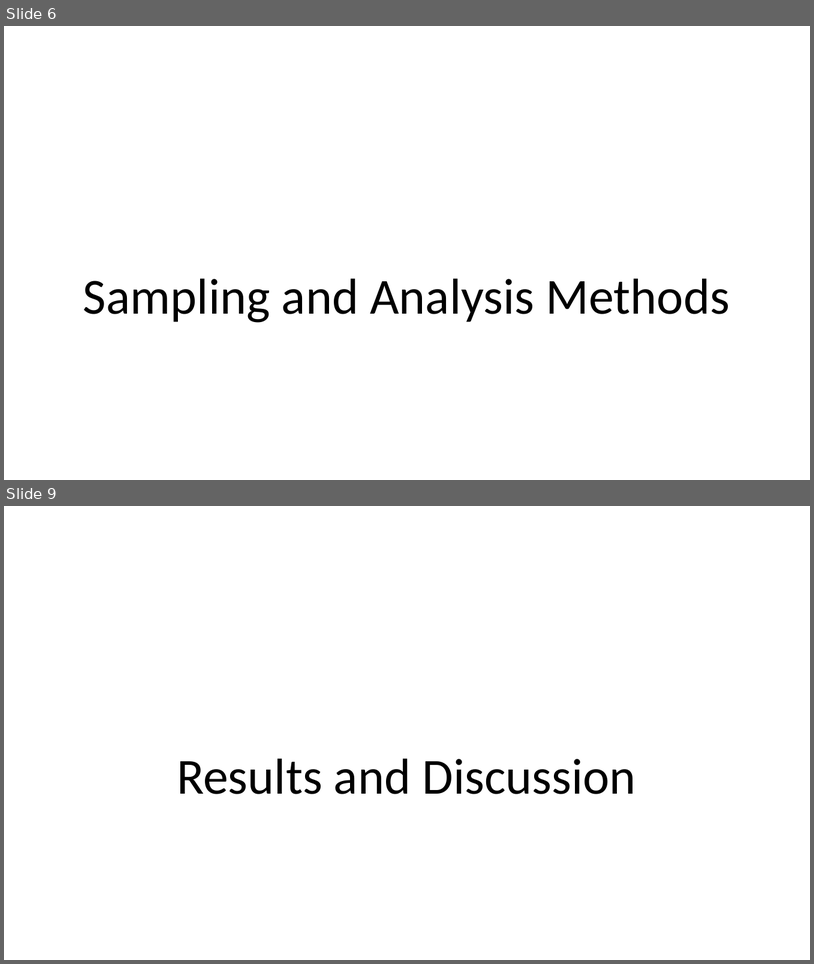
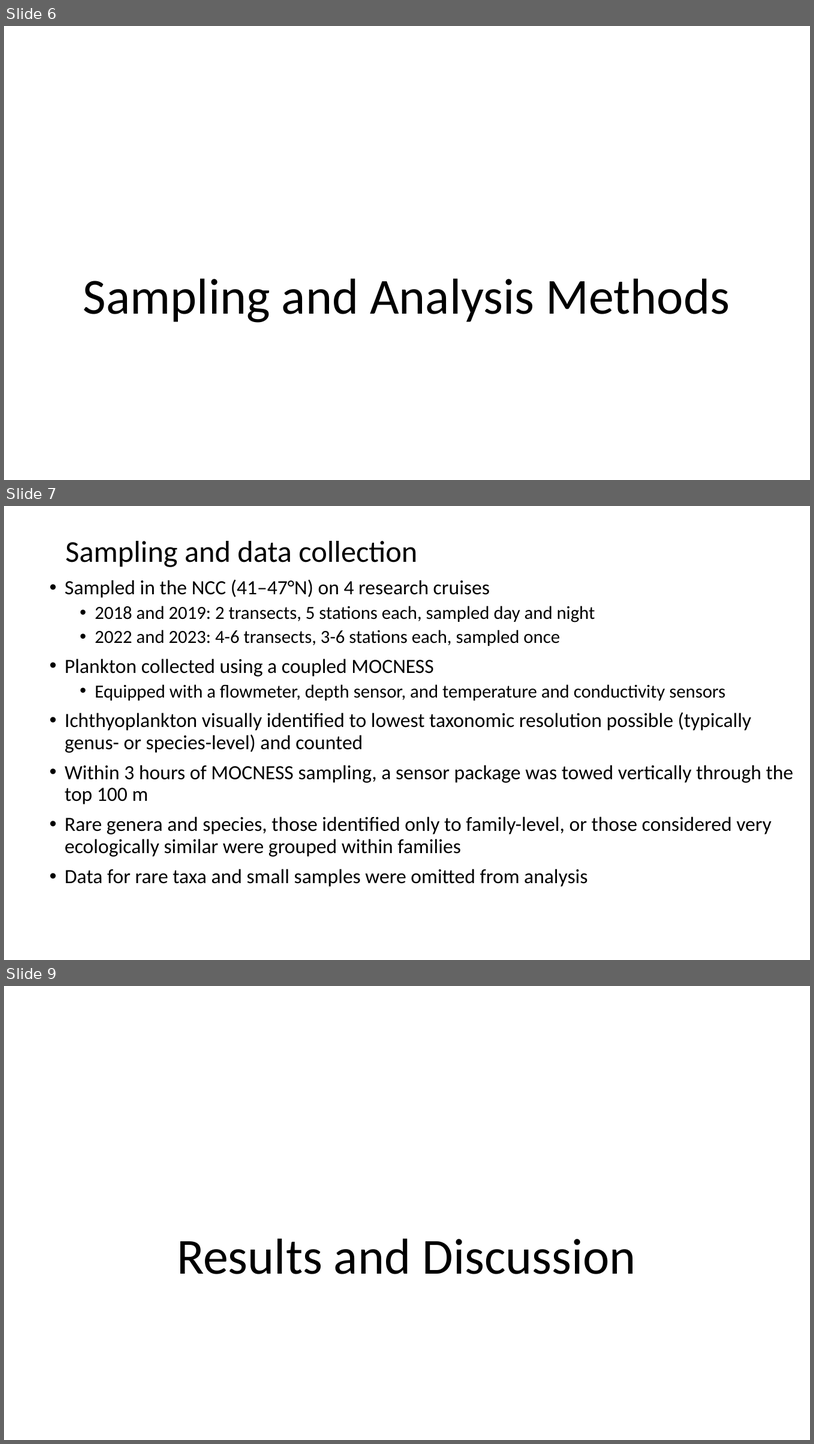
Before and after one commit to LukeABobay/larval-fish-community-analysis, a slide deck: PICES 2026 Presentation.pptx. Shown one above the other, each under a label of ours: slides 6 and 9 before the commit, slides 6, 7 and 9 after it; the slides between them are not shown. The pictures are 814x964 and 814x1444 pixels, drawn with LibreOffice and Linux fonts; fonts in the diff are those of the drawing. Boxes give left, top, right and bottom in pixels: in the first picture for what was removed or moved away, otherwise in the second. Text is boxed around its words. In the diff, an @@ line names an element or a change of style, - is before the commit and + after.

```diff
--- a/PICES 2026 Presentation.pptx
+++ b/PICES 2026 Presentation.pptx
@@ slide 7 added at (x1=4, y1=506, x2=810, y2=960), background #FFFFFF @@
@@ title added at (x1=65, y1=541, x2=417, y2=567), 36 pt, text #000000 @@
+Sampling and data collection
@@ text added at (x1=65, y1=579, x2=794, y2=886), 24 pt, text #000000 @@
+• Sampled in the NCC (41–47°N) on 4 research cruises
+  • 2018 and 2019: 2 transects, 5 stations each, sampled day and night
+  • 2022 and 2023: 4-6 transects, 3-6 stations each, sampled once
+• Plankton collected using a coupled MOCNESS
+  • Equipped with a flowmeter, depth sensor, and temperature and conductivity sensors
+• Ichthyoplankton visually identified to lowest taxonomic resolution possible (typically genus- or species-level) and counted
+• Within 3 hours of MOCNESS sampling, a sensor package was towed vertically through the top 100 m
+• Rare genera and species, those identified only to family-level, or those considered very ecologically similar were grouped within families
+• Data for rare taxa and small samples were omitted from analysis
```
Also in this commit, not shown: 6 slides changed, 3 other slides added, 4 slides removed.
